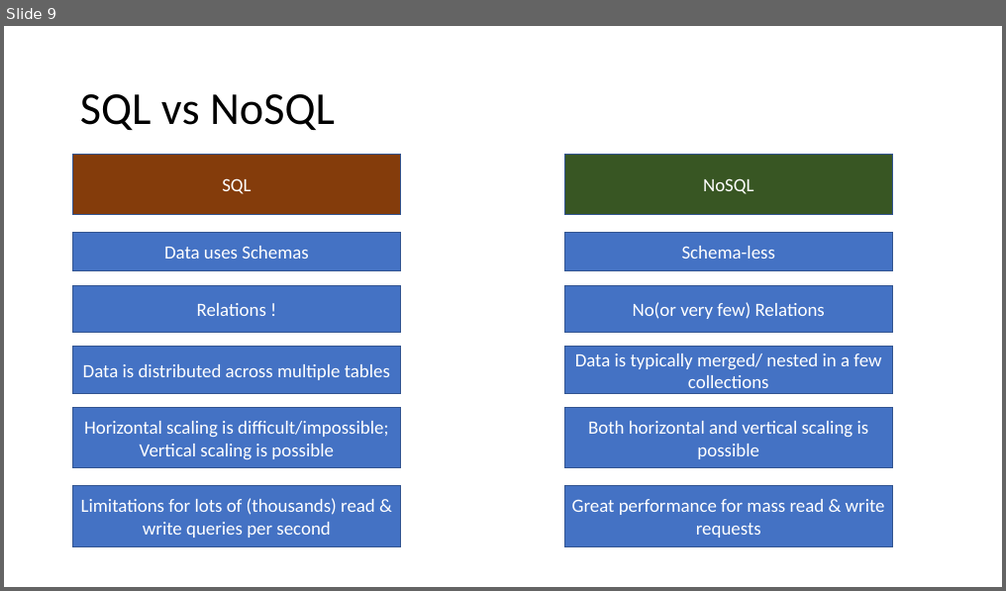
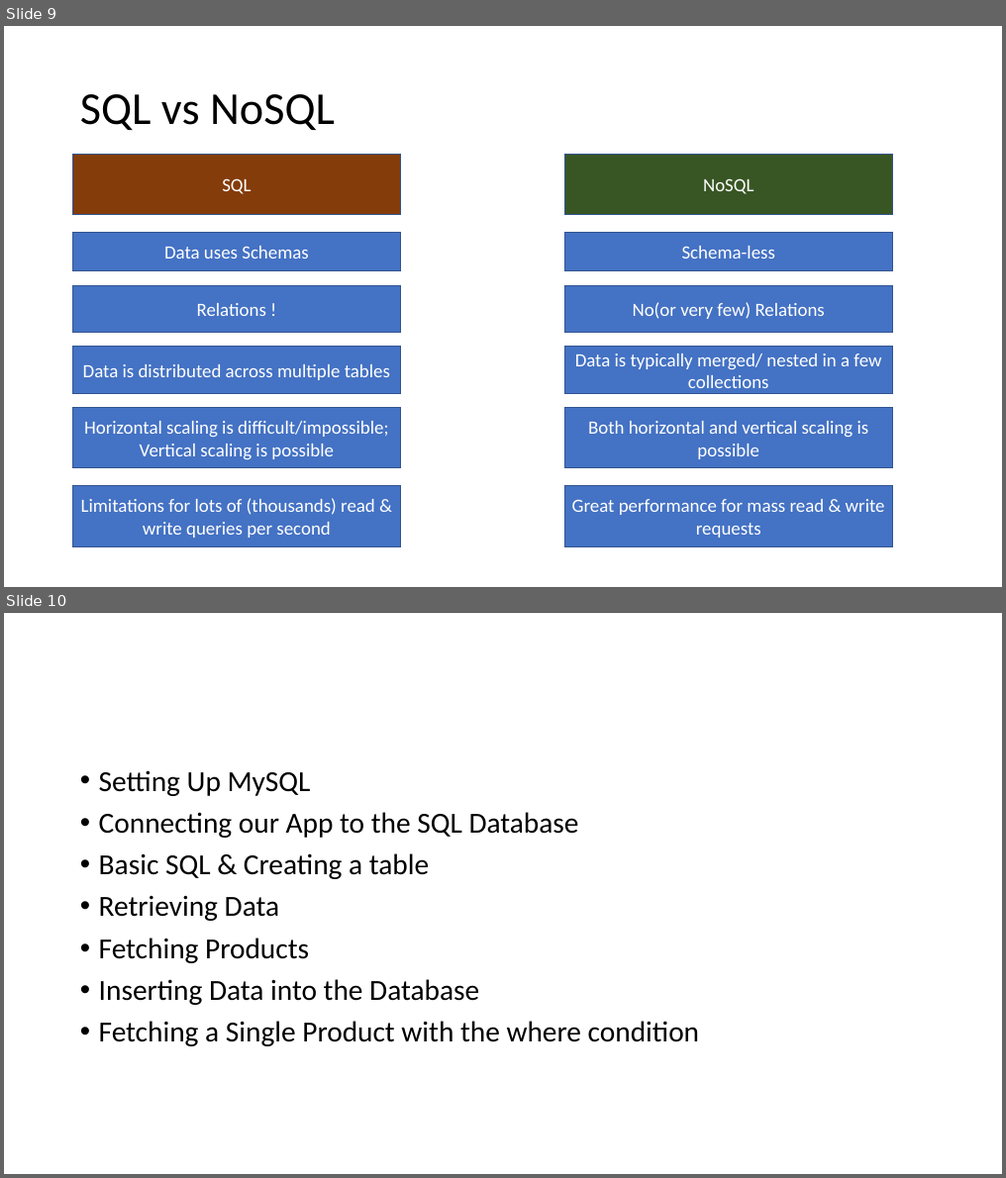
Before and after one commit to PiyushChaturvedii/Batch04, a slide deck: Database.pptx. Shown one above the other, each under a label of ours: slide 9 before the commit, slides 9 and 10 after it. The pictures are 1006x591 and 1006x1178 pixels, drawn with LibreOffice and Linux fonts; fonts in the diff are those of the drawing. Boxes give left, top, right and bottom in pixels: in the first picture for what was removed or moved away, otherwise in the second. Text is boxed around its words. In the diff, an @@ line names an element or a change of style, - is before the commit and + after.

```diff
--- a/Database.pptx
+++ b/Database.pptx
@@ slide 10 added at [4, 613, 1002, 1174], background #FFFFFF @@
@@ text added at [99, 770, 699, 1047], 28 pt, text #000000 @@
+• Setting Up MySQL
+• Connecting our App to the SQL Database
+• Basic SQL & Creating a table
+• Retrieving Data
+• Fetching Products
+• Inserting Data into the Database
+• Fetching a Single Product with the where condition
```
Also in this commit, not shown: 1 slide removed, 29 other files.
